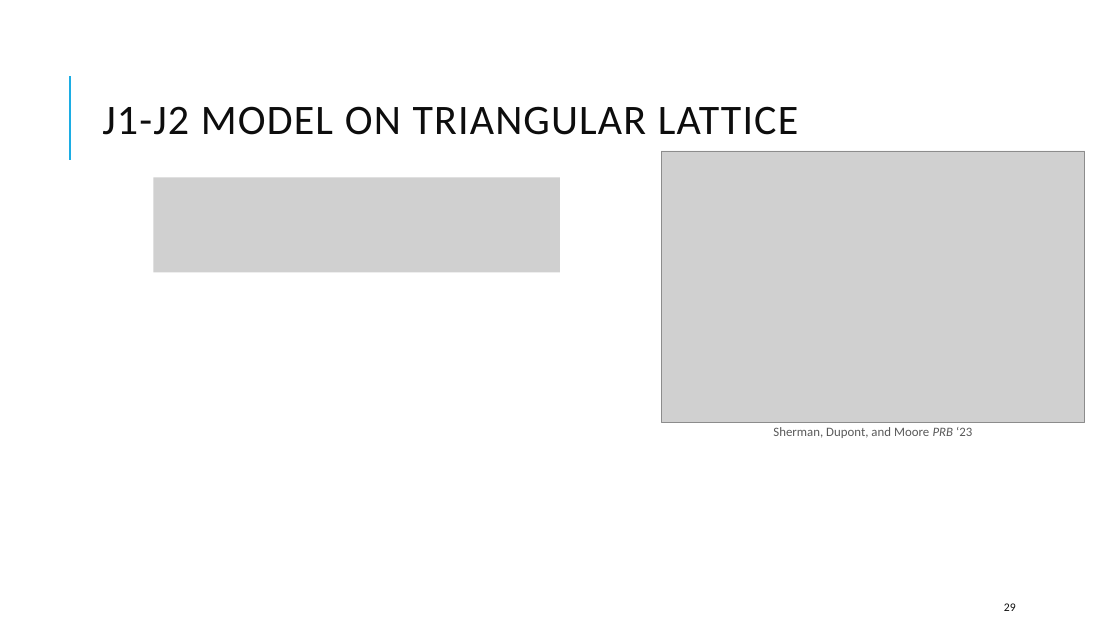
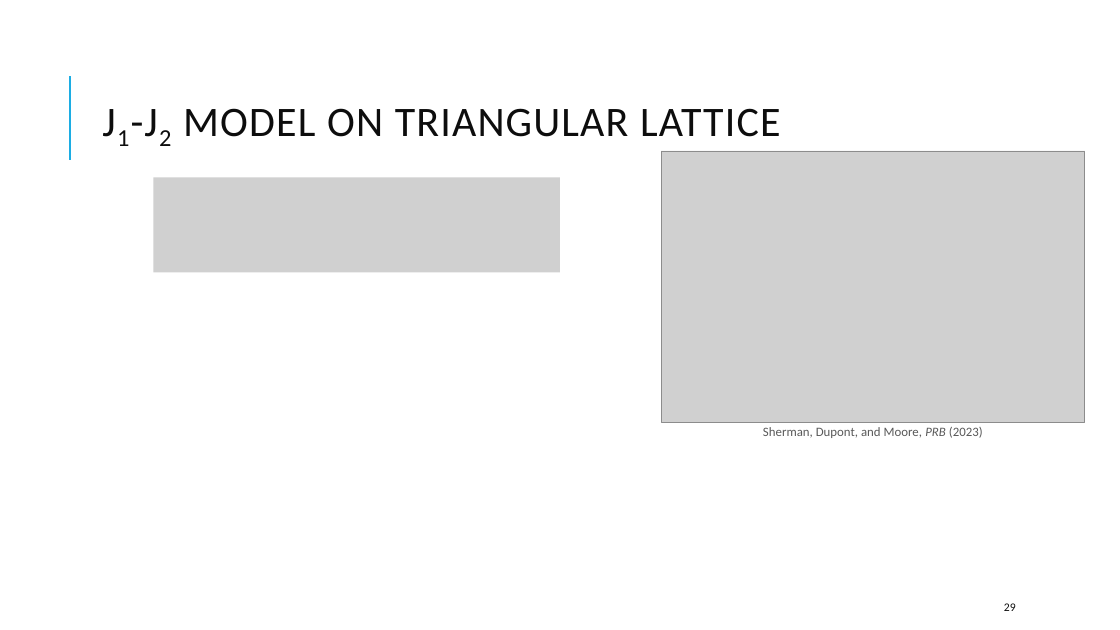
Before and after one commit to kwang0/KPZ-Project, a slide deck: slide 29 of Qualifying Exam Presentation.pptx. Drawn at 1120x630 pixels with LibreOffice and Linux fonts; fonts in the diff are those of the drawing; grey boxes stand for pictures. Boxes give left, top, right and bottom in pixels: in the first picture for what was removed or moved away, otherwise in the second. Text is boxed around its words. In the diff, an @@ line names an element or a change of style, - is before the commit and + after.

```diff
--- a/Qualifying Exam Presentation.pptx
+++ b/Qualifying Exam Presentation.pptx
@@ title "J1-J2 MODEL ON TRIANGULAR LATTICE" at [183, 108, 780, 137]: now subscript in "J1-J2" @@
@@ text at [763, 427, 983, 438]: text changed @@
-Sherman, Dupont, and Moore PRB ‘23
+Sherman, Dupont, and Moore, PRB (2023)
```
Also in this commit, not shown: 9 other slides changed, 9 slides added.
